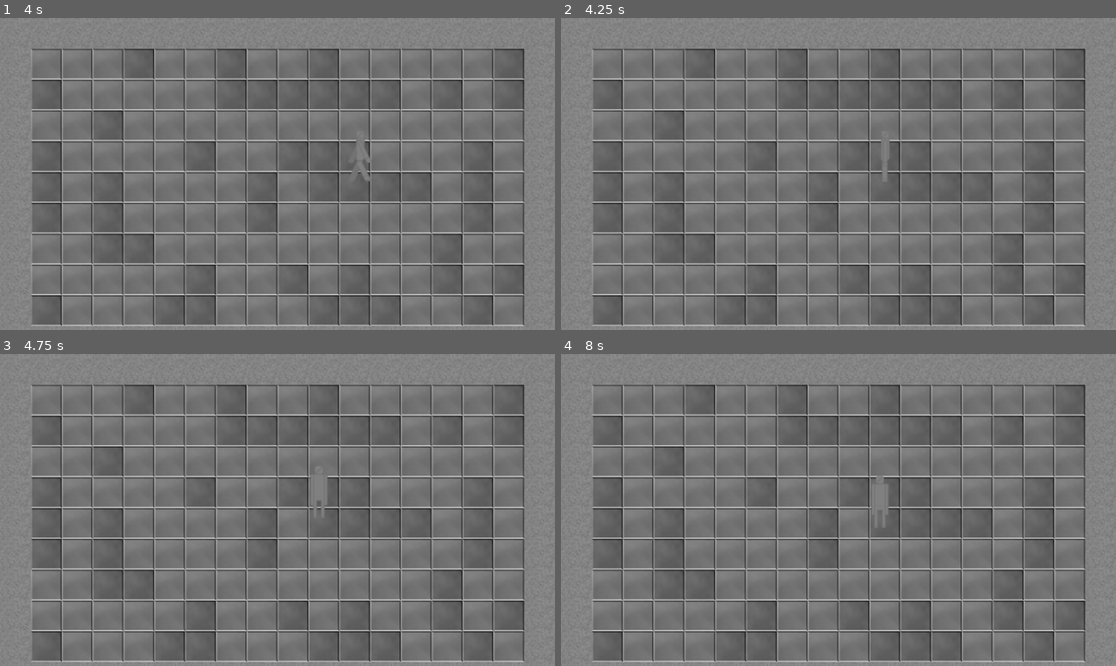
Above: before the commit, frames 1-4 (two rows, left to right).
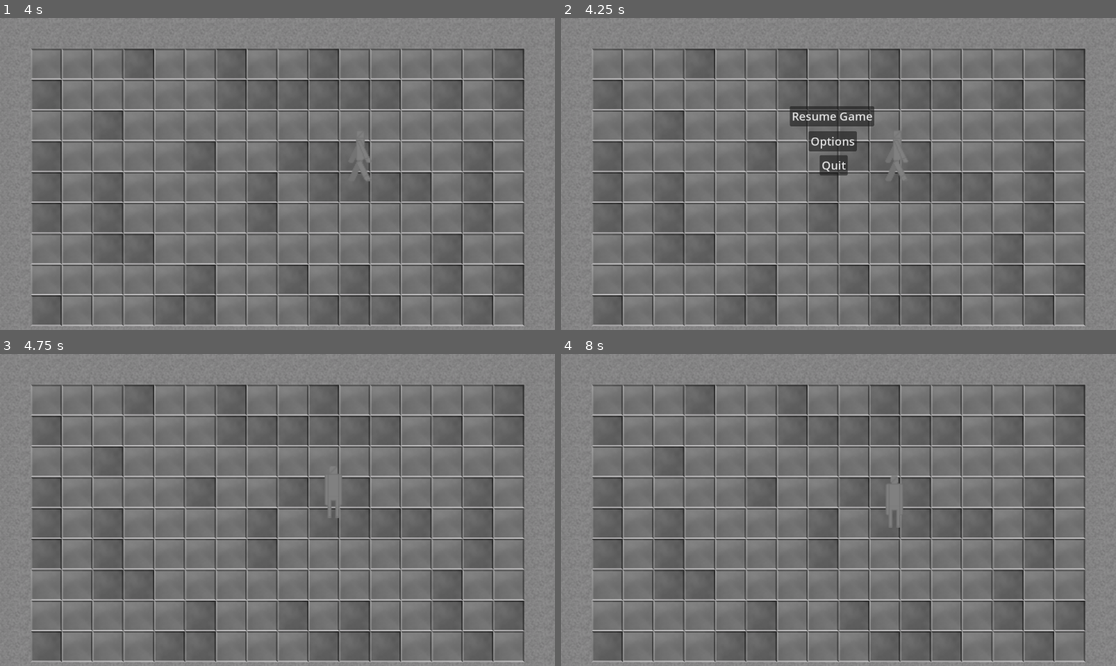
Above: after the commit, the same moments.

Repository: pagefile/godotwild86
Game: Godot game, scene res://levels/test_level.tscn
The game is run twice, just before and just after one commit, with the same random seed, the same clock (stepped at 60 frames per second) and the same inputs. Before the commit the project has no main scene; this scene is started directly in both runs.
Inputs (mouse positions are in pixels of both pictures, inside the frame that each line leads up to):
- Up to frame 1 (4 s): tap Enter at 0.5 s; hold D (Move Right) 0.53-1.28 s; hold S (Move Down) 1.28-2.03 s; hold D (Move Right) 2.03-2.78 s; hold W (Move Up) 2.78-3.53 s; hold A (Move Left) from 3.53 s (still down)
- Up to frame 2 (4.25 s): keep holding A (Move Left); tap Escape (ui_cancel) at 4.15 s
- Up to frame 3 (4.75 s): release A (Move Left) at 4.25 s; click (271, 450) at 4.25 s, where only the run after the commit has a clickable "Resume Game"
- Up to frame 4 (8 s): tap Space at 5 s; hold A (Move Left) 5.03-5.78 s; hold S (Move Down) 5.78-6.53 s; hold D (Move Right) 6.53-7.28 s; hold W (Move Up) from 7.28 s (still down)

Frame 1 is identical in both runs. In frame 2, 2.0% of the frame differs, in the area x 41-63%, y 28-53%; in frame 3, 0.3%; in frame 4, 0.4%.

Commit message:
First pass of main menu and pause menu
Main menu that loads first level
Pause menu to go back to main menu or open options
options menu for audio and controls
audio menu to change master volume, sound volume, and music volume
Audio Buses added for master, sound, and music channels
controls menu stub

Diff:
--- /dev/null
+++ b/GUI/Themes/menu_theme.tres
@@ -0,0 +1,5 @@
+[gd_resource type="Theme" format=3 uid="uid://bc4lxh4qi7kdh"]
+
+[resource]
+Button/font_sizes/font_size = 24
+Label/font_sizes/font_size = 24
--- /dev/null
+++ b/GUI/Themes/menu_title_theme.tres
@@ -0,0 +1,4 @@
+[gd_resource type="Theme" format=3 uid="uid://byfa1qm1ggi4a"]
+
+[resource]
+Label/font_sizes/font_size = 32
--- /dev/null
+++ b/GUI/audio_menu.tscn
@@ -0,0 +1,112 @@
+[gd_scene load_steps=3 format=3 uid="uid://ch8ru15x6pp0t"]
+
+[ext_resource type="Script" uid="uid://80rgwqc5iowo" path="res://scripts/GUI/audio_menu.gd" id="1_jan0q"]
+[ext_resource type="Theme" uid="uid://byfa1qm1ggi4a" path="res://GUI/Themes/menu_title_theme.tres" id="2_536be"]
+
+[node name="SoundPanel" type="Control"]
+layout_mode = 3
+anchors_preset = 15
+anchor_right = 1.0
+anchor_bottom = 1.0
+grow_horizontal = 2
+grow_vertical = 2
+script = ExtResource("1_jan0q")
+
+[node name="MasterVolumeContainer" type="PanelContainer" parent="."]
+layout_mode = 0
+anchor_right = 1.0
+anchor_bottom = 1.0
+offset_left = 271.0
+offset_top = 169.0
+offset_right = -235.0
+offset_bottom = -315.0
+grow_horizontal = 2
+grow_vertical = 2
+
+[node name="VBoxContainer" type="VBoxContainer" parent="MasterVolumeContainer"]
+layout_mode = 2
+
+[node name="OptionsTitle" type="Label" parent="MasterVolumeContainer/VBoxContainer"]
+layout_mode = 2
+theme = ExtResource("2_536be")
+text = "Audio"
+horizontal_alignment = 1
+
+[node name="MVMarginContainer" type="MarginContainer" parent="MasterVolumeContainer/VBoxContainer"]
+layout_mode = 2
+theme_override_constants/margin_left = 12
+theme_override_constants/margin_top = 12
+theme_override_constants/margin_right = 12
+theme_override_constants/margin_bottom = 12
+
+[node name="MasterVolumeContainer" type="HBoxContainer" parent="MasterVolumeContainer/VBoxContainer/MVMarginContainer"]
+layout_mode = 2
+theme_override_constants/separation = 4
+
+[node name="MasterLabel" type="Label" parent="MasterVolumeContainer/VBoxContainer/MVMarginContainer/MasterVolumeContainer"]
+layout_mode = 2
+theme_override_font_sizes/font_size = 24
+text = "Master Volume"
+
+[node name="Master" type="HSlider" parent="MasterVolumeContainer/VBoxContainer/MVMarginContainer/MasterVolumeContainer"]
+unique_name_in_owner = true
+layout_mode = 2
+size_flags_horizontal = 3
+size_flags_vertical = 1
+ticks_position = 3
+
+[node name="SVMarginContainer2" type="MarginContainer" parent="MasterVolumeContainer/VBoxContainer"]
+layout_mode = 2
+theme_override_constants/margin_left = 12
+theme_override_constants/margin_top = 12
+theme_override_constants/margin_right = 12
+theme_override_constants/margin_bottom = 12
+
+[node name="SoundVolumeContainer" type="HBoxContainer" parent="MasterVolumeContainer/VBoxContainer/SVMarginContainer2"]
+layout_mode = 2
+theme_override_constants/separation = 4
+
+[node name="sfxLabel" type="Label" parent="MasterVolumeContainer/VBoxContainer/SVMarginContainer2/SoundVolumeContainer"]
+layout_mode = 2
+theme_override_font_sizes/font_size = 24
+text = "Sound Volume"
+
+[node name="sfx" type="HSlider" parent="MasterVolumeContainer/VBoxContainer/SVMarginContainer2/SoundVolumeContainer"]
+unique_name_in_owner = true
+layout_mode = 2
+size_flags_horizontal = 3
+size_flags_vertical = 1
+ticks_position = 3
+
+[node name="MVMarginContainer3" type="MarginContainer" parent="MasterVolumeContainer/VBoxContainer"]
+layout_mode = 2
+theme_override_constants/margin_left = 12
+theme_override_constants/margin_top = 12
+theme_override_constants/margin_right = 12
+theme_override_constants/margin_bottom = 12
+
+[node name="MusicVolumeContainer" type="HBoxContainer" parent="MasterVolumeContainer/VBoxContainer/MVMarginContainer3"]
+layout_mode = 2
+theme_override_constants/separation = 4
+
+[node name="musicLabel" type="Label" parent="MasterVolumeContainer/VBoxContainer/MVMarginContainer3/MusicVolumeContainer"]
+layout_mode = 2
+theme_override_font_sizes/font_size = 24
+text = "Music  Volume"
+
+[node name="music" type="HSlider" parent="MasterVolumeContainer/VBoxContainer/MVMarginContainer3/MusicVolumeContainer"]
+unique_name_in_owner = true
+layout_mode = 2
+size_flags_horizontal = 3
+size_flags_vertical = 1
+ticks_position = 3
+
+[node name="CloseButton" type="Button" parent="MasterVolumeContainer/VBoxContainer"]
+layout_mode = 2
+theme_override_font_sizes/font_size = 32
+text = "Close"
+
+[connection signal="value_changed" from="MasterVolumeContainer/VBoxContainer/MVMarginContainer/MasterVolumeContainer/Master" to="." method="_on_master_value_changed"]
+[connection signal="value_changed" from="MasterVolumeContainer/VBoxContainer/SVMarginContainer2/SoundVolumeContainer/sfx" to="." method="_on_sfx_value_changed"]
+[connection signal="value_changed" from="MasterVolumeContainer/VBoxContainer/MVMarginContainer3/MusicVolumeContainer/music" to="." method="_on_music_value_changed"]
+[connection signal="pressed" from="MasterVolumeContainer/VBoxContainer/CloseButton" to="." method="_on_close_button_pressed"]
--- /dev/null
+++ b/GUI/controls_menu.tscn
@@ -0,0 +1,41 @@
+[gd_scene load_steps=3 format=3 uid="uid://c1axpsl7yml05"]
+
+[ext_resource type="Script" uid="uid://d0iescc773tx5" path="res://scripts/GUI/controls_menu.gd" id="1_dxhbj"]
+[ext_resource type="Theme" uid="uid://byfa1qm1ggi4a" path="res://GUI/Themes/menu_title_theme.tres" id="1_ih4en"]
+
+[node name="ControlsMenu" type="Control"]
+layout_mode = 3
+anchors_preset = 15
+anchor_right = 1.0
+anchor_bottom = 1.0
+grow_horizontal = 2
+grow_vertical = 2
+script = ExtResource("1_dxhbj")
+
+[node name="PanelContainer" type="PanelContainer" parent="."]
+layout_mode = 1
+anchors_preset = 15
+anchor_right = 1.0
+anchor_bottom = 1.0
+offset_left = 339.0
+offset_top = 195.0
+offset_right = -331.0
+offset_bottom = -206.0
+grow_horizontal = 2
+grow_vertical = 2
+
+[node name="VBoxContainer" type="VBoxContainer" parent="PanelContainer"]
+layout_mode = 2
+
+[node name="ControlsTitle" type="Label" parent="PanelContainer/VBoxContainer"]
+layout_mode = 2
+theme = ExtResource("1_ih4en")
+text = "Controls"
+horizontal_alignment = 1
+
+[node name="CloseButton" type="Button" parent="PanelContainer/VBoxContainer"]
+unique_name_in_owner = true
+layout_mode = 2
+text = "Close"
+
+[connection signal="pressed" from="PanelContainer/VBoxContainer/CloseButton" to="." method="_on_close_button_pressed"]
--- /dev/null
+++ b/GUI/main_menu.tscn
@@ -0,0 +1,49 @@
+[gd_scene load_steps=3 format=3 uid="uid://cuxlqfwmvyh2p"]
+
+[ext_resource type="Script" uid="uid://b3uabhtwxsh1d" path="res://scripts/GUI/main_menu.gd" id="1_kf0uv"]
+[ext_resource type="PackedScene" uid="uid://bvxufrpd5a06e" path="res://levels/test_level.tscn" id="2_38be4"]
+
+[node name="Main Menu" type="CanvasLayer"]
+process_mode = 3
+script = ExtResource("1_kf0uv")
+_first_level = ExtResource("2_38be4")
+
+[node name="Title" type="Label" parent="."]
+anchors_preset = 10
+anchor_right = 1.0
+offset_bottom = 175.0
+grow_horizontal = 2
+size_flags_horizontal = 4
+theme_override_font_sizes/font_size = 128
+text = "Masque"
+horizontal_alignment = 1
+vertical_alignment = 1
+
+[node name="StartButton" type="Button" parent="."]
+anchors_preset = -1
+anchor_top = 0.437
+anchor_right = 1.0
+anchor_bottom = 0.437
+offset_left = 538.0
+offset_top = -6.175995
+offset_right = -432.0
+offset_bottom = 46.824005
+theme_override_font_sizes/font_size = 32
+text = "Start Game"
+
+[node name="QuitButton" type="Button" parent="."]
+visible = false
+anchors_preset = -1
+anchor_top = 0.437
+anchor_right = 1.0
+anchor_bottom = 0.437
+offset_left = 538.0
+offset_top = 74.824005
+offset_right = -432.0
+offset_bottom = 127.824005
+grow_horizontal = 2
+theme_override_font_sizes/font_size = 32
+text = "Exit Game"
+
+[connection signal="pressed" from="StartButton" to="." method="_on_start_button_pressed"]
+[connection signal="pressed" from="QuitButton" to="." method="_on_quit_button_pressed"]
--- /dev/null
+++ b/GUI/options_menu.tscn
@@ -0,0 +1,47 @@
+[gd_scene load_steps=3 format=3 uid="uid://cao37hxh4xtg4"]
+
+[ext_resource type="Script" uid="uid://d3sv50r1x35xd" path="res://scripts/GUI/options_menu.gd" id="1_f6s6f"]
+[ext_resource type="Theme" uid="uid://byfa1qm1ggi4a" path="res://GUI/Themes/menu_title_theme.tres" id="2_wvl83"]
+
+[node name="OptionsPanel" type="Control"]
+layout_mode = 3
+anchors_preset = 15
+anchor_right = 1.0
+anchor_bottom = 1.0
+grow_horizontal = 2
+grow_vertical = 2
+script = ExtResource("1_f6s6f")
+
+[node name="PanelContainer" type="PanelContainer" parent="."]
+layout_mode = 1
+anchors_preset = 15
+anchor_right = 1.0
+anchor_bottom = 1.0
+offset_left = 310.0
+offset_top = 157.0
+offset_right = -267.0
+offset_bottom = -190.0
+grow_horizontal = 2
+grow_vertical = 2
+
+[node name="VBoxContainer" type="VBoxContainer" parent="PanelContainer"]
+layout_mode = 2
+
+[node name="OptionsLabel" type="Label" parent="PanelContainer/VBoxContainer"]
+layout_mode = 2
+theme = ExtResource("2_wvl83")
+text = "Options"
+horizontal_alignment = 1
+
+[node name="AudioButton" type="Button" parent="PanelContainer/VBoxContainer"]
+layout_mode = 2
+theme_override_font_sizes/font_size = 24
+text = "Audio"
+
+[node name="ControlsButton" type="Button" parent="PanelContainer/VBoxContainer"]
+layout_mode = 2
+theme_override_font_sizes/font_size = 24
+text = "Controls"
+
+[connection signal="pressed" from="PanelContainer/VBoxContainer/AudioButton" to="." method="_on_audio_button_pressed"]
+[connection signal="pressed" from="PanelContainer/VBoxContainer/ControlsButton" to="." method="_on_controls_button_pressed"]
--- /dev/null
+++ b/GUI/pause_menu.tscn
@@ -0,0 +1,80 @@
+[gd_scene load_steps=6 format=3 uid="uid://bbyviry88e5al"]
+
+[ext_resource type="Script" uid="uid://cagnc8jvs5i15" path="res://scripts/GUI/pause_menu.gd" id="1_0jkog"]
+[ext_resource type="PackedScene" uid="uid://cao37hxh4xtg4" path="res://GUI/options_menu.tscn" id="2_0u1a6"]
+[ext_resource type="Theme" uid="uid://bc4lxh4qi7kdh" path="res://GUI/Themes/menu_theme.tres" id="2_joq13"]
+[ext_resource type="PackedScene" uid="uid://ch8ru15x6pp0t" path="res://GUI/audio_menu.tscn" id="3_joq13"]
+[ext_resource type="PackedScene" uid="uid://c1axpsl7yml05" path="res://GUI/controls_menu.tscn" id="4_joq13"]
+
+[node name="PauseScreen" type="CanvasLayer"]
+process_mode = 3
+layer = 10
+script = ExtResource("1_0jkog")
+
+[node name="Control" type="Control" parent="."]
+layout_mode = 3
+anchor_right = 1.001
+anchor_bottom = 1.0
+offset_right = -0.15209961
+theme = ExtResource("2_joq13")
+
+[node name="Resume Button" type="Button" parent="Control"]
+layout_mode = 1
+anchors_preset = 15
+anchor_right = 1.0
+anchor_bottom = 1.0
+offset_left = 502.0
+offset_top = 188.0
+offset_right = -530.0
+offset_bottom = -429.0
+grow_horizontal = 2
+grow_vertical = 2
+text = "Resume Game"
+
+[node name="Options Button" type="Button" parent="Control"]
+layout_mode = 1
+anchors_preset = 15
+anchor_right = 1.0
+anchor_bottom = 1.0
+offset_left = 528.0
+offset_top = 240.0
+offset_right = -554.0
+offset_bottom = -377.0
+grow_horizontal = 2
+grow_vertical = 2
+text = "Options"
+
+[node name="Quit Button" type="Button" parent="Control"]
+layout_mode = 1
+anchors_preset = 15
+anchor_right = 1.0
+anchor_bottom = 1.0
+offset_left = 544.0
+offset_top = 290.0
+offset_right = -566.0
+offset_bottom = -327.0
+grow_horizontal = 2
+grow_vertical = 2
+text = "Quit"
+
+[node name="OptionsPanel" parent="Control" instance=ExtResource("2_0u1a6")]
+unique_name_in_owner = true
+visible = false
+layout_mode = 1
+
+[node name="ControlsMenu" parent="Control/OptionsPanel" instance=ExtResource("4_joq13")]
+unique_name_in_owner = true
+visible = false
+layout_mode = 1
+
+[node name="AudioPanel" parent="Control/OptionsPanel" instance=ExtResource("3_joq13")]
+unique_name_in_owner = true
+visible = false
+layout_mode = 1
+
+[connection signal="visibility_changed" from="." to="." method="_on_visibility_changed"]
+[connection signal="pressed" from="Control/Resume Button" to="." method="_on_resume_button_pressed"]
+[connection signal="pressed" from="Control/Options Button" to="." method="_on_options_button_pressed"]
+[connection signal="pressed" from="Control/Quit Button" to="." method="_on_quit_button_pressed"]
+[connection signal="_audio_button_pressed" from="Control/OptionsPanel" to="." method="_on_options_panel__audio_button_pressed"]
+[connection signal="_controls_button_pressed" from="Control/OptionsPanel" to="." method="_on_options_panel__controls_button_pressed"]
--- /dev/null
+++ b/Resources/audio_bus_layout.tres
@@ -0,0 +1,15 @@
+[gd_resource type="AudioBusLayout" format=3 uid="uid://cyxls5dypqbhl"]
+
+[resource]
+bus/1/name = &"sfx"
+bus/1/solo = false
+bus/1/mute = false
+bus/1/bypass_fx = false
+bus/1/volume_db = 0.0
+bus/1/send = &"Master"
+bus/2/name = &"music"
+bus/2/solo = false
+bus/2/mute = false
+bus/2/bypass_fx = false
+bus/2/volume_db = 0.0
+bus/2/send = &"Master"
--- /dev/null
+++ b/auto_load/game_manager.tscn
@@ -0,0 +1,6 @@
+[gd_scene load_steps=2 format=3 uid="uid://d1uoie1cj1xpk"]
+
+[ext_resource type="Script" uid="uid://dqjyir6yhf8k" path="res://scripts/system/game_manager.gd" id="1_4n3dy"]
+
+[node name="Node" type="Node"]
+script = ExtResource("1_4n3dy")
--- a/levels/test_level.tscn
+++ b/levels/test_level.tscn
@@ -1,6 +1,7 @@
-[gd_scene load_steps=4 format=4 uid="uid://bvxufrpd5a06e"]
+[gd_scene load_steps=5 format=4 uid="uid://bvxufrpd5a06e"]
 
 [ext_resource type="TileSet" uid="uid://d3ji663s6p3e4" path="res://tilesets/generic_tileset.tres" id="1_46lwt"]
+[ext_resource type="PackedScene" uid="uid://bbyviry88e5al" path="res://GUI/pause_menu.tscn" id="1_w7r7j"]
 [ext_resource type="PackedScene" uid="uid://c0i6cvqo6mrxs" path="res://test_character.tscn" id="2_x25rp"]
 [ext_resource type="Script" uid="uid://c0qsytfvpy4v5" path="res://scripts/CharacterControllerInput.gd" id="3_gmgay"]
 
@@ -15,3 +16,5 @@
 
 [node name="InputController" type="Node2D" parent="TestCharacter"]
 script = ExtResource("3_gmgay")
+
+[node name="PauseScreen" parent="." instance=ExtResource("1_w7r7j")]
--- a/project.godot
+++ b/project.godot
@@ -11,12 +11,18 @@
 [application]
 
 config/name="gdwild86"
+run/main_scene="uid://cuxlqfwmvyh2p"
 config/features=PackedStringArray("4.5", "GL Compatibility")
 config/icon="res://icon.svg"
 
+[audio]
+
+buses/default_bus_layout="uid://cyxls5dypqbhl"
+
 [autoload]
 
-Debug="*res://GUI/debug.tscn"
+Debug="*res://auto_load/debug.tscn"
+GameManager="*res://auto_load/game_manager.tscn"
 
 [input]
 
--- /dev/null
+++ b/scripts/GUI/audio_menu.gd
@@ -0,0 +1,39 @@
+extends Control
+
+signal _close_pressed
+
+# Audio bus names
+const MUSIC = "music"
+const SFX = "sfx"
+const MASTER = "Master"
+
+# Called when the node enters the scene tree for the first time.
+func _ready():
+	%Master.set_value_no_signal(AudioServer.get_bus_volume_linear(AudioServer.get_bus_index(MASTER)) * 100)
+	%sfx.set_value_no_signal(AudioServer.get_bus_volume_linear(AudioServer.get_bus_index(SFX)) * 100)
+	%music.set_value_no_signal(AudioServer.get_bus_volume_linear(AudioServer.get_bus_index(MUSIC)) * 100)
+
+
+func _input(event):
+	if visible && event.is_action_pressed("ui_cancel"):
+		get_viewport().set_input_as_handled()
+		close()
+
+func _on_close_button_pressed():
+	close()
+	_close_pressed.emit() # Do we need this?
+
+func close():
+	# TODO: Save options data
+	hide()
+
+func _on_music_value_changed(value):
+	AudioServer.set_bus_volume_linear(AudioServer.get_bus_index(MUSIC), value / 100)
+
+
+func _on_sfx_value_changed(value):
+	AudioServer.set_bus_volume_linear(AudioServer.get_bus_index(SFX), value / 100)
+
+
+func _on_master_value_changed(value):
+	AudioServer.set_bus_volume_linear(AudioServer.get_bus_index(MASTER), value / 100)
--- /dev/null
+++ b/scripts/GUI/controls_menu.gd
@@ -0,0 +1,19 @@
+extends Control
+
+
+# Called when the node enters the scene tree for the first time.
+func _ready():
+	pass # Replace with function body.
+
+
+# Called every frame. 'delta' is the elapsed time since the previous frame.
+func _process(delta):
+	pass
+
+func _input(event):
+	if visible && event.is_action_pressed("ui_cancel"):
+			visible = !visible
+			get_viewport().set_input_as_handled()
+
+func _on_close_button_pressed():
+	hide()
--- /dev/null
+++ b/scripts/GUI/main_menu.gd
@@ -0,0 +1,24 @@
+extends CanvasLayer
+
+@export var _first_level : PackedScene
+
+# Called when the node enters the scene tree for the first time.
+func _ready():
+	pass
+
+
+# Called every frame. 'delta' is the elapsed time since the previous frame.
+func _process(_delta):
+	pass
+
+
+func _on_start_button_pressed():
+	# Load first level
+	if _first_level == null:
+		print("No start level specified. Can't start game")
+		return
+	get_tree().change_scene_to_packed(_first_level)
+
+
+func _on_quit_button_pressed():
+	get_tree().quit()
--- /dev/null
+++ b/scripts/GUI/options_menu.gd
@@ -0,0 +1,24 @@
+extends Control
+
+signal _audio_button_pressed
+signal _controls_button_pressed
+
+# Called when the node enters the scene tree for the first time.
+func _ready():
+	pass # Replace with function body.
+
+# Called every frame. 'delta' is the elapsed time since the previous frame.
+func _process(_delta):
+	pass
+
+func _input(event):
+	if visible && event.is_action_pressed("ui_cancel"):
+			visible = !visible
+			get_viewport().set_input_as_handled()
+
+func _on_audio_button_pressed():
+	_audio_button_pressed.emit()
+
+
+func _on_controls_button_pressed():
+	_controls_button_pressed.emit()
--- /dev/null
+++ b/scripts/GUI/pause_menu.gd
@@ -0,0 +1,38 @@
+extends CanvasLayer
+
+# Called when the node enters the scene tree for the first time.
+func _ready():
+	visible = false
+
+# Called every frame. 'delta' is the elapsed time since the previous frame.
+func _process(_delta):
+	pass
+
+func _input(event):
+	if event.is_action_pressed("ui_cancel"):
+			visible = !visible
+			get_viewport().set_input_as_handled()
+
+func _on_visibility_changed():
+	get_tree().paused = visible
+
+
+func _on_resume_button_pressed():
+	visible = false
+
+
+func _on_quit_button_pressed():
+	get_tree().paused = false
+	GameManager.return_to_main_menu()
+
+
+func _on_options_panel__audio_button_pressed():
+	%AudioPanel.show()
+
+
+func _on_options_button_pressed():
+	%OptionsPanel.show()
+
+
+func _on_options_panel__controls_button_pressed():
+	%ControlsMenu.show()
--- /dev/null
+++ b/scripts/system/game_manager.gd
@@ -0,0 +1,15 @@
+extends Node
+
+var _main_menu_scene = load("uid://cuxlqfwmvyh2p")
+
+# Called when the node enters the scene tree for the first time.
+func _ready():
+	pass # Replace with function body.
+
+
+# Called every frame. 'delta' is the elapsed time since the previous frame.
+func _process(_delta):
+	pass
+
+func return_to_main_menu():
+	get_tree().change_scene_to_packed(_main_menu_scene)
Not shown, added: Ambient Vol7 Angelic Cut 30.wav.import
Renamed: GUI/debug.tscn -> auto_load/debug.tscn
Not shown, added: scripts/GUI/audio_menu.gd.uid
Not shown, added: scripts/GUI/controls_menu.gd.uid
Not shown, added: scripts/GUI/main_menu.gd.uid
Not shown, added: scripts/GUI/options_menu.gd.uid
Not shown, added: scripts/GUI/pause_menu.gd.uid
Not shown, added: scripts/system/game_manager.gd.uid
Not shown, added: Ambient Vol7 Angelic Cut 30.wav
